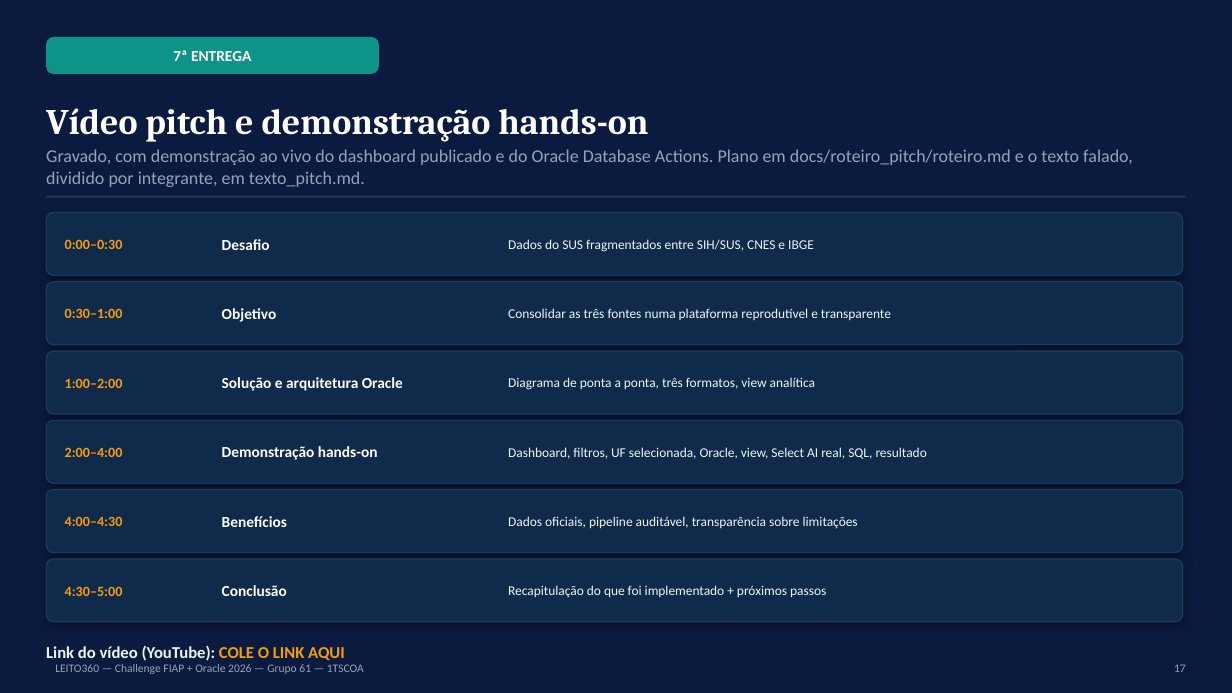
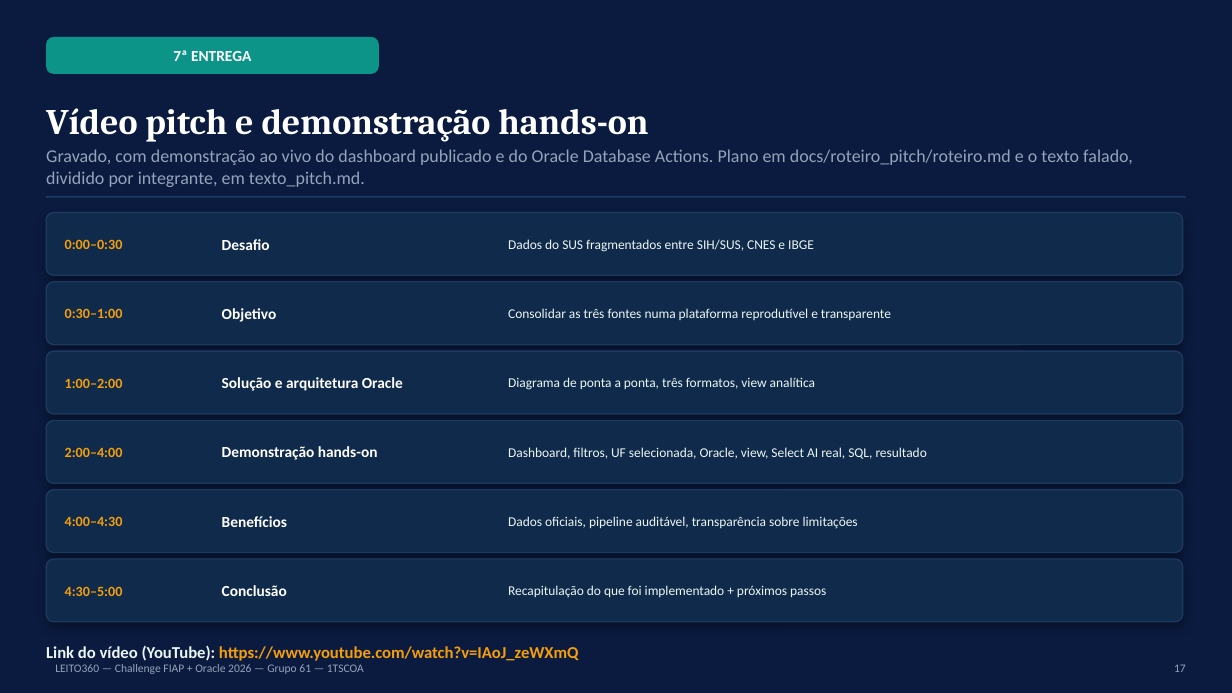
Before and after one commit to gabriellive1817-stack/Leito_360, a slide deck: slide 17 of EC_Sprint_2_1TSCOA_EvidenciasConstrucao_LEITO360_GRUPO61.pptx. Drawn at 1232x693 pixels with LibreOffice and Linux fonts; fonts in the diff are those of the drawing. Boxes give left, top, right and bottom in pixels: in the first picture for what was removed or moved away, otherwise in the second. Text is boxed around its words. In the diff, an @@ line names an element or a change of style, - is before the commit and + after.

```diff
--- a/EC_Sprint_2_1TSCOA_EvidenciasConstrucao_LEITO360_GRUPO61.pptx
+++ b/EC_Sprint_2_1TSCOA_EvidenciasConstrucao_LEITO360_GRUPO61.pptx
@@ text at [46, 646, 579, 661]: text changed; text colour #EAF6F3 to #F59E0B @@
-Link do vídeo (YouTube): COLE O LINK AQUI
+Link do vídeo (YouTube): https://www.youtube.com/watch?v=IAoJ_zeWXmQ
```
Also in this commit, not shown: 3 other files.
